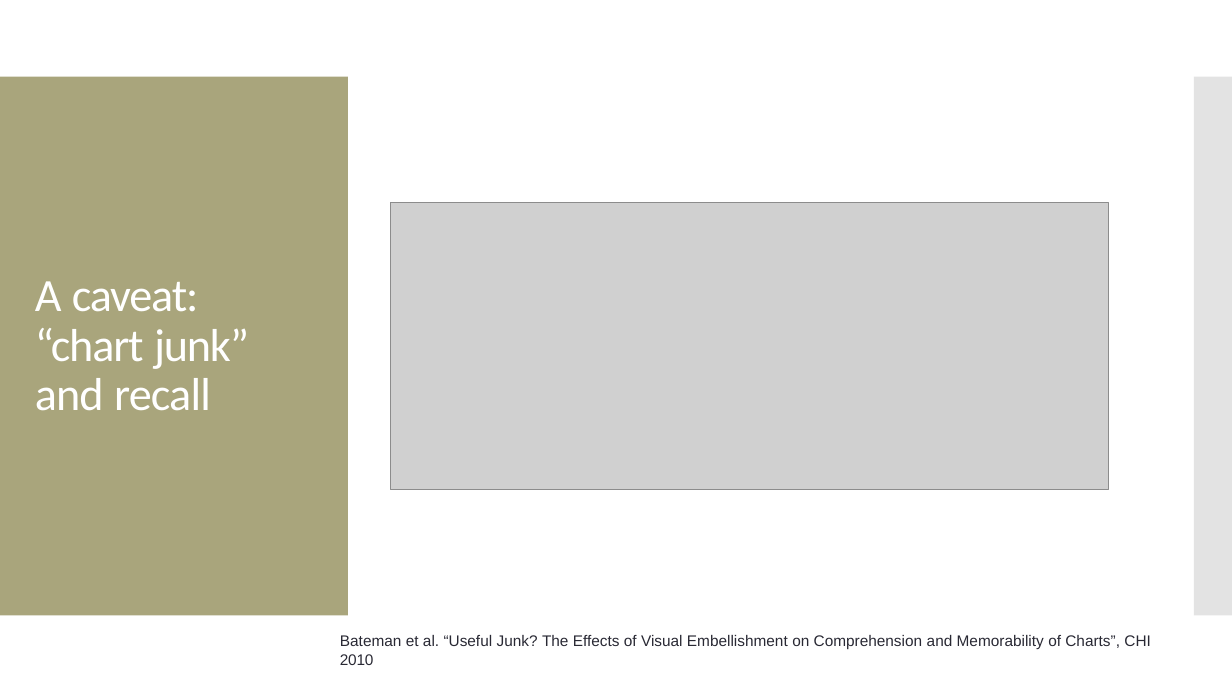
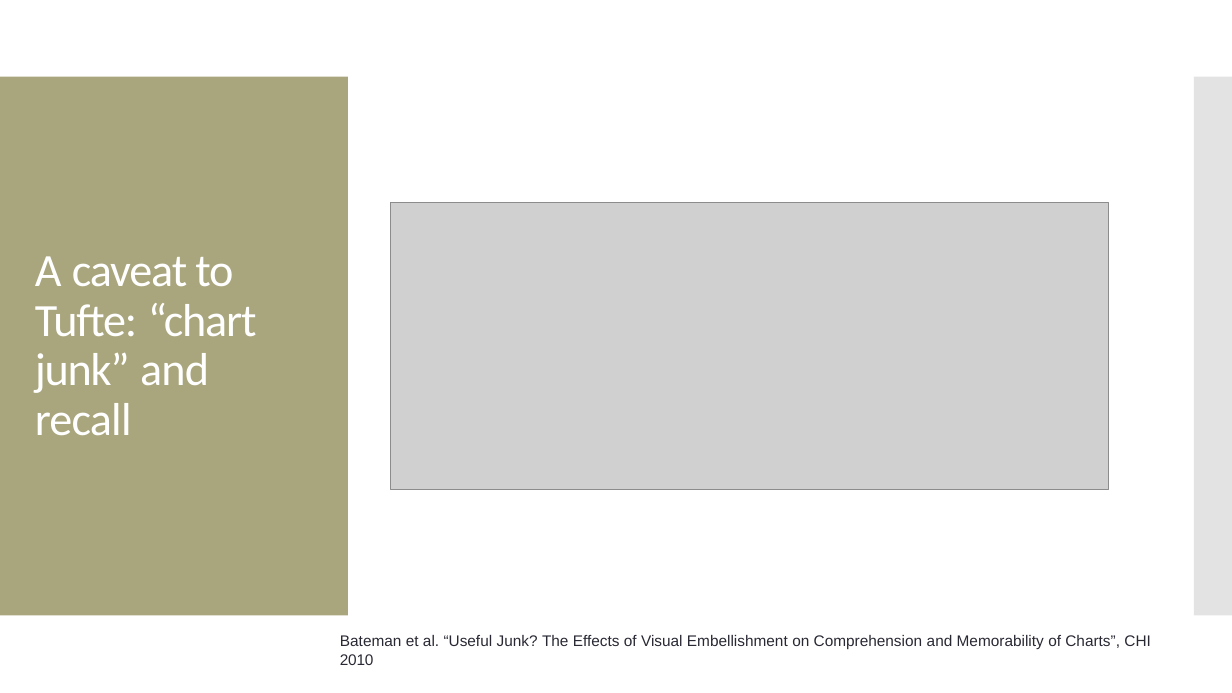
Before and after one commit to amosca01/SDS-CS235, a slide deck: slide 12 of slides/12-evaluation.pptx (slide 10 before the commit). Drawn at 1232x693 pixels with LibreOffice and Linux fonts; fonts in the diff are those of the drawing; grey boxes stand for pictures. Boxes give left, top, right and bottom in pixels: in the first picture for what was removed or moved away, otherwise in the second. Text is boxed around its words. In the diff, an @@ line names an element or a change of style, - is before the commit and + after.

```diff
--- a/slides/12-evaluation.pptx
+++ b/slides/12-evaluation.pptx
@@ text at (35,256,257,436): text changed @@
-A caveat: “chart junk” and recall
+A caveat to Tufte: “chart junk” and recall
```
Also in this commit, not shown: 11 other slides changed, 10 slides added, 4 slides removed, 9 other files.
